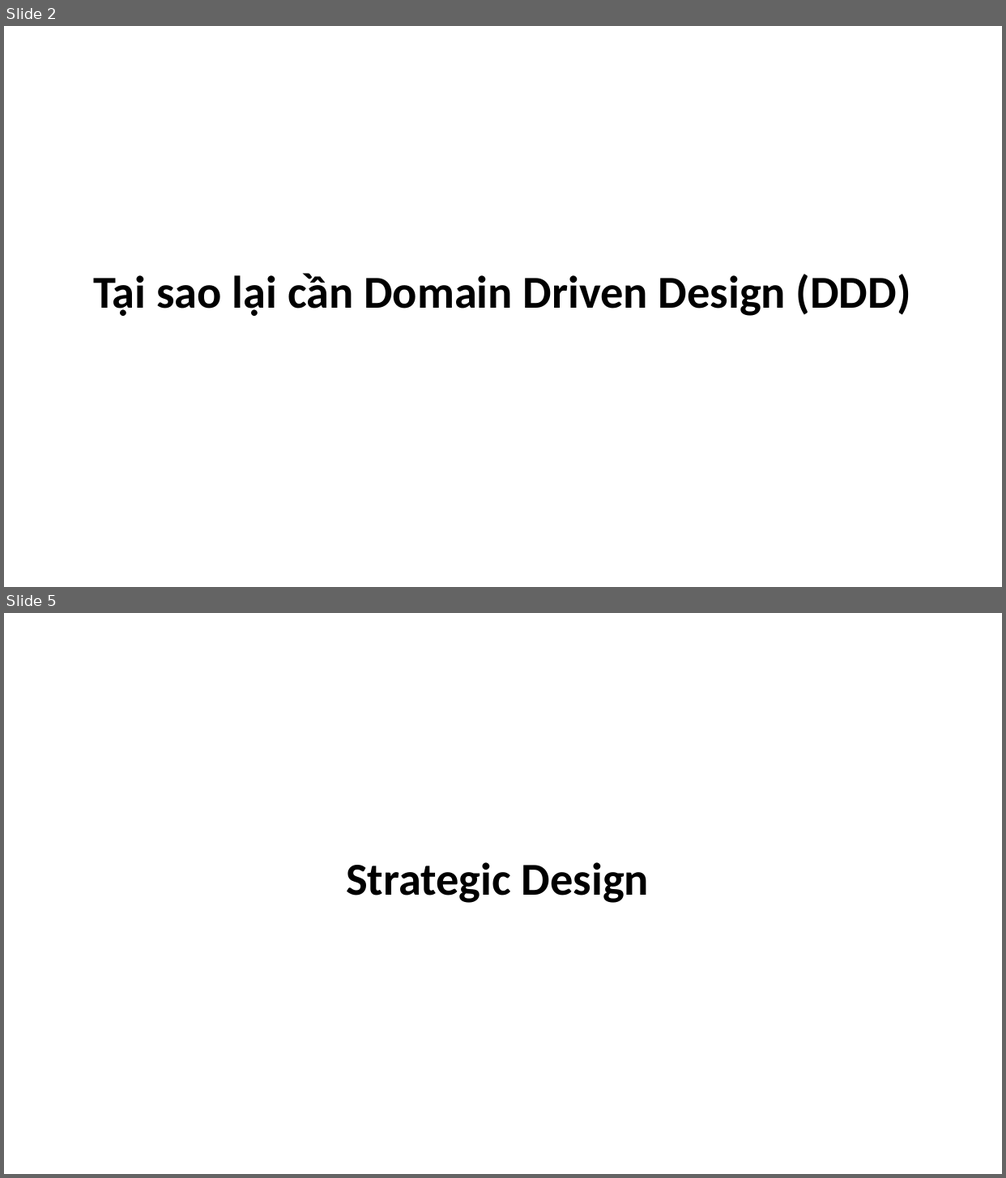
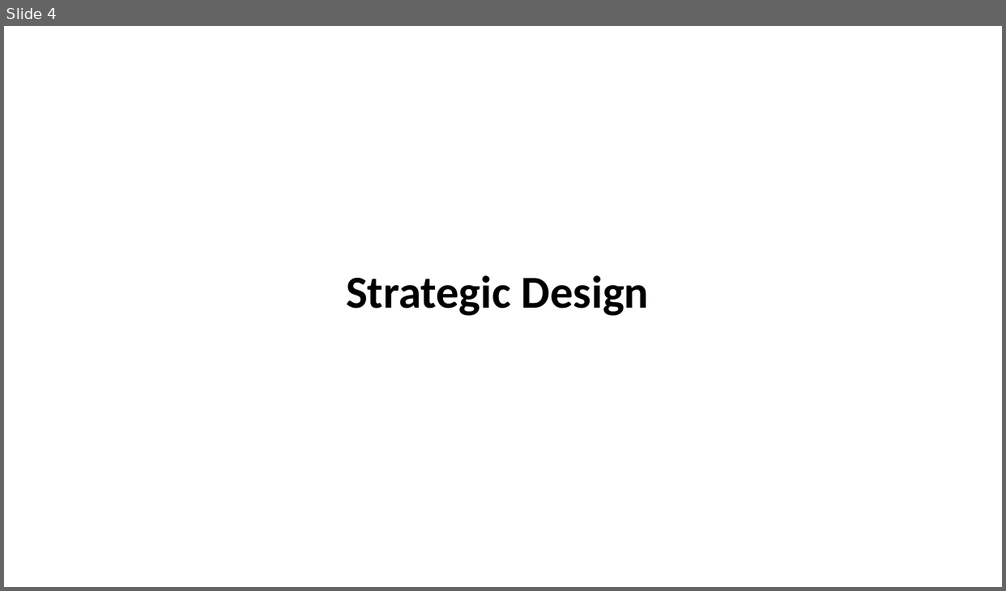
Before and after one commit to truongdinhthien/DDD-Docs, a slide deck: DDD.pptx. Shown one above the other, each under a label of ours: slides 2 and 5 before the commit, slide 4 after it; the slides between them are not shown. The pictures are 1006x1178 and 1006x591 pixels, drawn with LibreOffice and Linux fonts; fonts in the diff are those of the drawing. Boxes give left, top, right and bottom in pixels: in the first picture for what was removed or moved away, otherwise in the second. Text is boxed around its words. In the diff, an @@ line names an element or a change of style, - is before the commit and + after.

```diff
--- a/DDD.pptx
+++ b/DDD.pptx
@@ slide 2 removed at (4,26,1002,587), background #FFFFFF @@
@@ title removed at (93,273,911,316) @@
-Tại sao lại cần Domain Driven Design (DDD)
@@ what was slide 5 is now slide 4 @@
```
Also in this commit, not shown: 1 slide changed, 2 slides added, 2 other slides removed.
